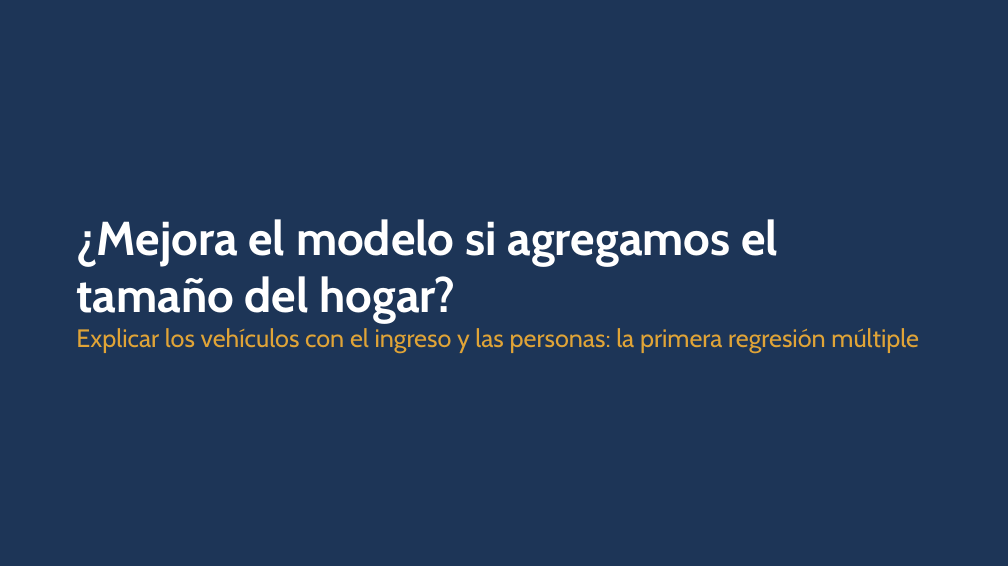
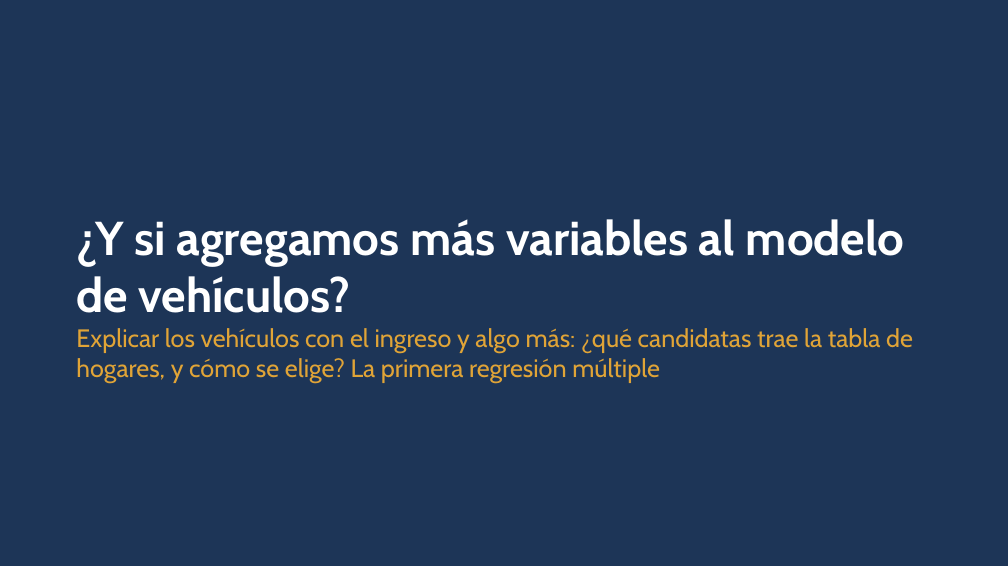
Before and after one commit to daniopitz/diplomado-cdd, a slide deck: slide 20 of presentaciones/clase04_regresion_multiple.pptx. Drawn at 1008x566 pixels with LibreOffice and Linux fonts; fonts in the diff are those of the drawing. Boxes give left, top, right and bottom in pixels: in the first picture for what was removed or moved away, otherwise in the second. Text is boxed around its words. In the diff, an @@ line names an element or a change of style, - is before the commit and + after.

```diff
--- a/presentaciones/clase04_regresion_multiple.pptx
+++ b/presentaciones/clase04_regresion_multiple.pptx
@@ text at (76, 219, 913, 384): text changed @@
-¿Mejora el modelo si agregamos el tamaño del hogar?
-Explicar los vehículos con el ingreso y las personas: la primera regresión múltiple
+¿Y si agregamos más variables al modelo de vehículos?
+Explicar los vehículos con el ingreso y algo más: ¿qué candidatas trae la tabla de hogares, y cómo se elige? La primera regresión múltiple
```
Also in this commit, not shown: 1 other slide changed, 1 other file.
